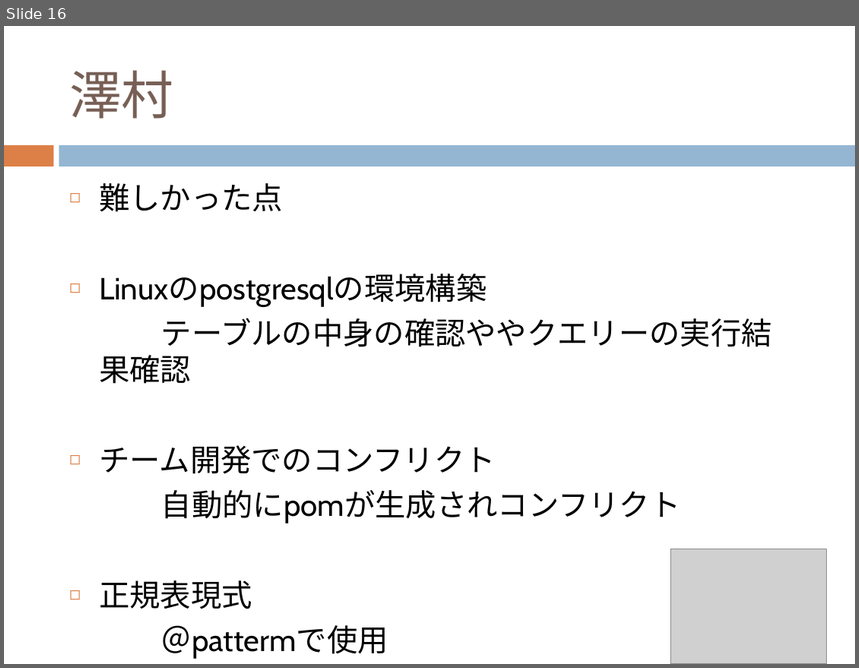
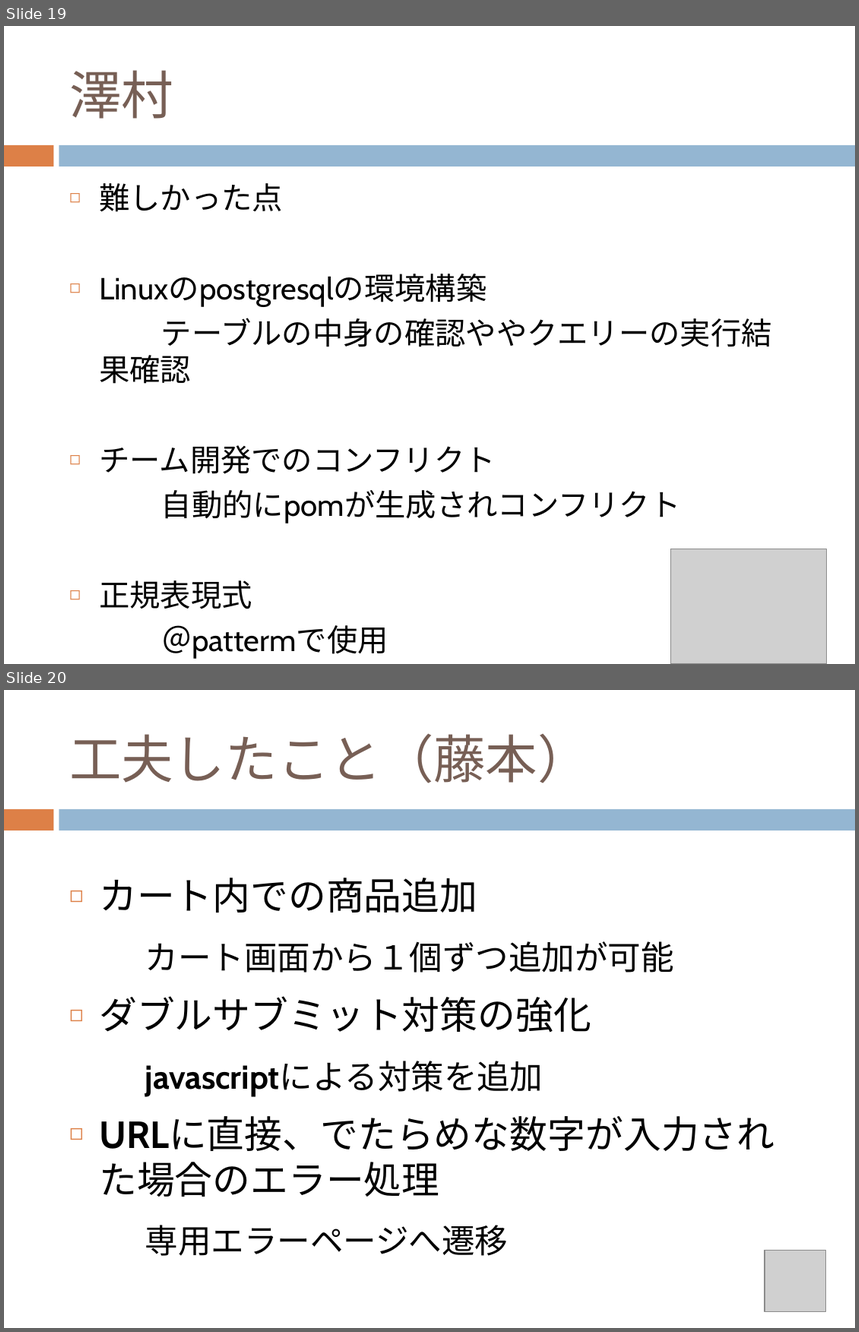
Before and after one commit to chocomegane/springC, a slide deck: document/ECサイト.pptx. Shown one above the other, each under a label of ours: slide 16 before the commit, slides 19 and 20 after it. The pictures are 859x668 and 859x1332 pixels, drawn with LibreOffice and Linux fonts; fonts in the diff are those of the drawing; grey boxes stand for pictures. Boxes give left, top, right and bottom in pixels: in the first picture for what was removed or moved away, otherwise in the second. Text is boxed around its words. In the diff, an @@ line names an element or a change of style, - is before the commit and + after.

```diff
--- a/document/ECサイト.pptx
+++ b/document/ECサイト.pptx
@@ slide 20 added at (4, 690, 855, 1328), background #FFFFFF; not listed: 2 template elements that a slide beside it also shows @@
@@ title added at (69, 733, 590, 783), 44 pt, text #775F55 @@
+工夫したこと（藤本）
@@ text added at (99, 878, 775, 1256), 32 pt, text #000000 @@
+◻ カート内での商品追加
+カート画面から１個ずつ追加が可能
+◻ ダブルサブミット対策の強化
+javascriptによる対策を追加
+◻ URLに直接、でたらめな数字が入力された場合のエラー処理
+専用エラーページへ遷移
@@ picture added at (765, 1250, 826, 1312) @@
@@ what was slide 16 is now slide 19 @@
```
Also in this commit, not shown: 4 slides changed, 14 other slides added, 9 slides removed.
